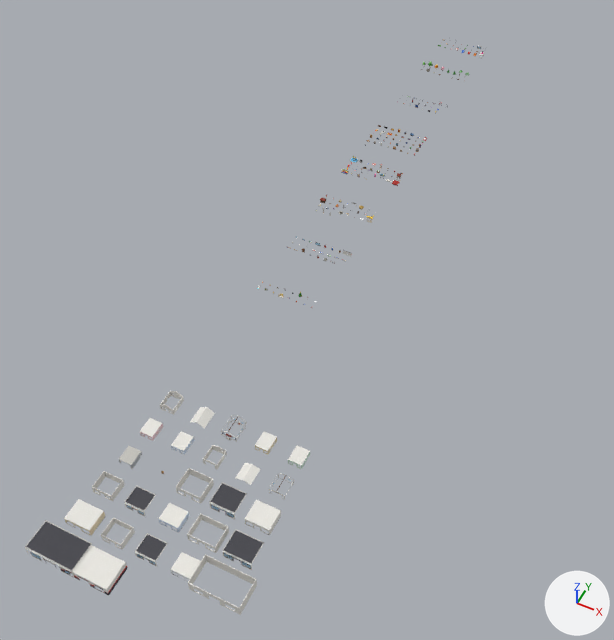
The Blender file assets/blender/props.blend: old version first, new version second.
Both versions are drawn from a 50 mm camera at (583.0, -1959.0, 1164.0) aimed at (85.0, -962.0, -81.0). The axes (+X, +Y, +Z) are drawn at lower right. The lights are the same throughout. The picture after the commit comes second.
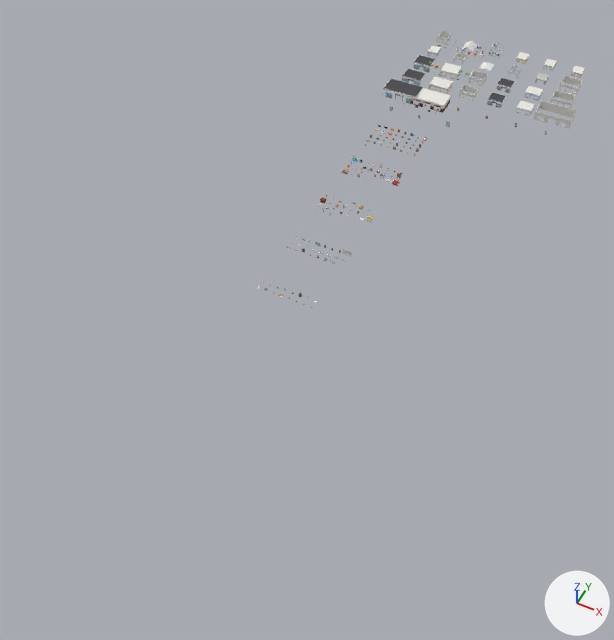
What changed in the scene script:
```text
Change ob_house_walls:
    ob_house_walls.location: (0.0, -1300.0, 0.0) -> (0.0, 0.0, 0.0)
Change ob_house_roof:
    ob_house_roof.location: (60.0, -1300.0, 0.0) -> (70.0, 0.0, 0.0)
Change ob_house_trim:
    ob_house_trim.location: (120.0, -1300.0, 0.0) -> (140.0, 0.0, 0.0)
Change ob_house_interior_cream:
    ob_house_interior_cream.location: (180.0, -1300.0, 0.0) -> (210.0, 0.0, 0.0)
Change ob_house_interior_mint:
    ob_house_interior_mint.location: (240.0, -1300.0, 0.0) -> (280.0, 0.0, 0.0)
Change ob_house_interior_rose:
    ob_house_interior_rose.location: (0.0, -1360.0, 0.0) -> (350.0, 0.0, 0.0)
Change ob_house_interior_blue:
    ob_house_interior_blue.location: (60.0, -1360.0, 0.0) -> (0.0, -70.0, 0.0)
Change ob_garage_walls:
    ob_garage_walls.location: (120.0, -1360.0, 0.0) -> (70.0, -70.0, 0.0)
Change ob_garage_roof:
    ob_garage_roof.location: (180.0, -1360.0, 0.0) -> (140.0, -70.0, 0.0)
Change ob_garage_interior:
    ob_garage_interior.location: (0.0, -1420.0, 0.0) -> (280.0, -70.0, 0.0)
Change ob_shop_clothes_walls:
    ob_shop_clothes_walls.location: (120.0, -1420.0, 0.0) -> (350.0, -70.0, 0.0)
Change ob_shop_clothes_trim:
    ob_shop_clothes_trim.location: (180.0, -1420.0, 0.0) -> (0.0, -140.0, 0.0)
Change ob_shop_clothes_interior:
    ob_shop_clothes_interior.location: (240.0, -1420.0, 0.0) -> (70.0, -140.0, 0.0)
Change ob_shop_barber_walls:
    ob_shop_barber_walls.location: (0.0, -1480.0, 0.0) -> (140.0, -140.0, 0.0)
Change ob_shop_barber_trim:
    ob_shop_barber_trim.location: (60.0, -1480.0, 0.0) -> (210.0, -140.0, 0.0)
Change ob_shop_barber_interior:
    ob_shop_barber_interior.location: (120.0, -1480.0, 0.0) -> (280.0, -140.0, 0.0)
Change ob_shop_furniture_walls:
    ob_shop_furniture_walls.location: (180.0, -1480.0, 0.0) -> (350.0, -140.0, 0.0)
Change ob_shop_furniture_trim:
    ob_shop_furniture_trim.location: (240.0, -1480.0, 0.0) -> (0.0, -210.0, 0.0)
Change ob_shop_furniture_interior:
    ob_shop_furniture_interior.location: (0.0, -1540.0, 0.0) -> (70.0, -210.0, 0.0)
Change ob_shop_grocery_walls:
    ob_shop_grocery_walls.location: (60.0, -1540.0, 0.0) -> (140.0, -210.0, 0.0)
Change ob_shop_grocery_trim:
    ob_shop_grocery_trim.location: (120.0, -1540.0, 0.0) -> (210.0, -210.0, 0.0)
Change ob_shop_grocery_interior:
    ob_shop_grocery_interior.location: (180.0, -1540.0, 0.0) -> (280.0, -210.0, 0.0)
Change ob_shop_gym_walls:
    ob_shop_gym_walls.location: (240.0, -1540.0, 0.0) -> (350.0, -210.0, 0.0)
Change ob_shop_gym_trim:
    ob_shop_gym_trim.location: (0.0, -1600.0, 0.0) -> (0.0, -280.0, 0.0)
Change ob_shop_gym_interior:
    ob_shop_gym_interior.location: (60.0, -1600.0, 0.0) -> (70.0, -280.0, 0.0)
```

Boxes [x1, y1, x2, y2] around the edits, measured in the pictures (614 x 640 px):
'Shop_Gym_Trim', moved: before [25, 520, 92, 578]; after [383, 78, 423, 104]
'Shop_Gym_Interior', moved: before [60, 545, 127, 595]; after [410, 88, 451, 113]
'Shop_Gym_Walls', moved: before [188, 554, 257, 615]; after [534, 101, 577, 129]
'Shop_Furniture_Trim', moved: before [222, 529, 264, 570]; after [402, 68, 426, 86]
'Shop_Furniture_Interior', moved: before [64, 499, 105, 536]; after [429, 77, 453, 94]
'Shop_Clothes_Trim', moved: before [209, 482, 247, 519]; after [413, 55, 435, 73]
'Shop_Clothes_Interior', moved: before [245, 499, 281, 535]; after [440, 63, 462, 79]
'Shop_Grocery_Trim', moved: before [135, 533, 168, 566]; after [487, 92, 507, 108]
'Shop_Barber_Trim', moved: before [125, 485, 156, 517]; after [496, 77, 515, 93]
'Shop_Barber_Interior', moved: before [159, 503, 189, 532]; after [525, 86, 543, 101]
'Shop_Furniture_Walls', moved: before [187, 513, 229, 553]; after [550, 90, 576, 108]
'Shop_Clothes_Walls', moved: before [176, 468, 214, 504]; after [559, 76, 582, 94]
'Shop_Grocery_Interior', moved: before [171, 552, 201, 581]; after [516, 101, 535, 116]
'Shop_Grocery_Walls', moved: before [101, 517, 135, 550]; after [459, 85, 478, 101]
'Shop_Barber_Walls', moved: before [92, 471, 125, 501]; after [468, 70, 488, 86]
'House_Interior_Mint', moved: before [288, 445, 310, 469]; after [543, 59, 557, 71]
'House_Interior_Blue', moved: before [171, 431, 195, 455]; after [427, 45, 441, 57]
'House_Interior_Cream', moved: before [255, 431, 277, 455]; after [516, 52, 530, 64]
'House_Interior_Rose', moved: before [140, 418, 163, 441]; after [571, 66, 585, 78]
'Garage_Roof', moved: before [235, 462, 260, 485]; after [479, 62, 494, 71]
'Garage_Interior', moved: before [119, 446, 142, 469]; after [535, 73, 549, 85]
'House_Roof', moved: before [190, 407, 215, 429]; after [462, 41, 477, 51]
'House_Walls', moved: before [160, 391, 184, 415]; after [436, 31, 451, 44]
'Garage_Walls', moved: before [203, 445, 227, 469]; after [453, 52, 468, 64]
'House_Trim', moved: before [221, 416, 247, 441]; after [489, 43, 503, 57]
